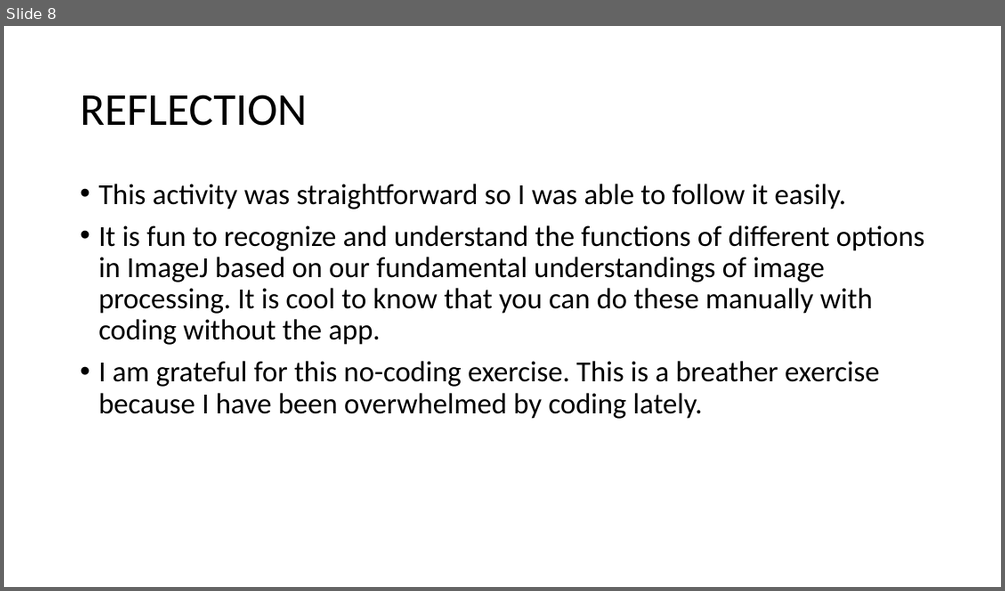
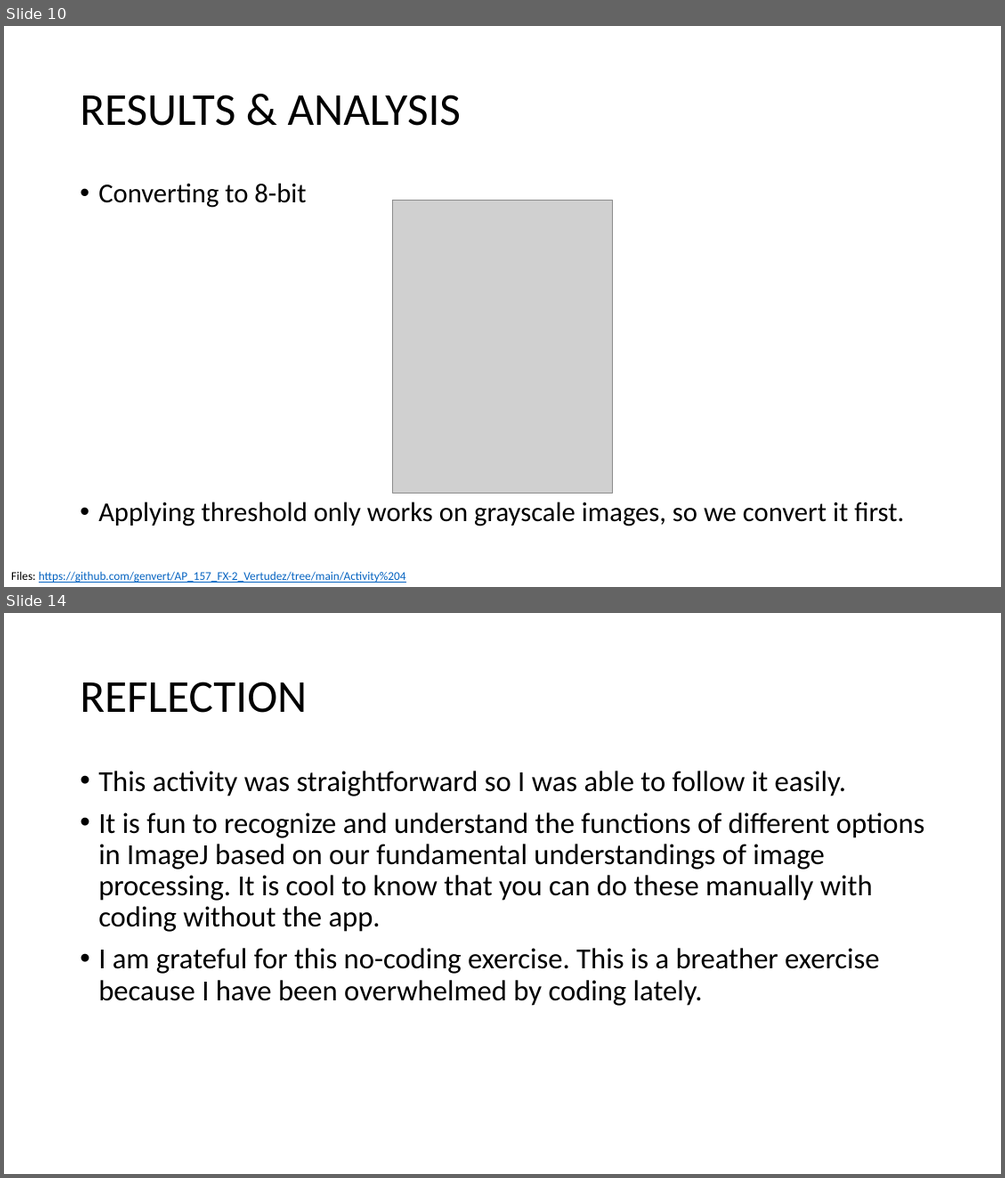
Before and after one commit to genvert/AP_157_FX-2_Vertudez, a slide deck: Activity 4/Vertudez_Activity_4_Report.pptx. Shown one above the other, each under a label of ours: slide 8 before the commit, slides 10 and 14 after it; the slides between them are not shown. The pictures are 1005x591 and 1005x1178 pixels, drawn with LibreOffice and Linux fonts; fonts in the diff are those of the drawing; grey boxes stand for pictures. Boxes give left, top, right and bottom in pixels: in the first picture for what was removed or moved away, otherwise in the second. Text is boxed around its words. In the diff, an @@ line names an element or a change of style, - is before the commit and + after.

```diff
--- a/Activity 4/Vertudez_Activity_4_Report.pptx
+++ b/Activity 4/Vertudez_Activity_4_Report.pptx
@@ slide 10 added at [4, 26, 1001, 587], background #FFFFFF @@
@@ title added at [80, 95, 461, 126], 44 pt, text #000000 @@
+RESULTS & ANALYSIS
@@ text added at [98, 183, 904, 526], 26.3 pt, text #000000 @@
+• Converting to 8-bit
+• Applying threshold only works on grayscale images, so we convert it first.
@@ picture added at [393, 200, 613, 492] @@
@@ text added at [11, 571, 406, 582], 11.4 pt, text #0563C1, underline @@
+Files: https://github.com/genvert/AP_157_FX-2_Vertudez/tree/main/Activity%204
@@ what was slide 8 is now slide 14 @@
```
Also in this commit, not shown: 2 slides changed, 6 other slides added, 10 other files.
